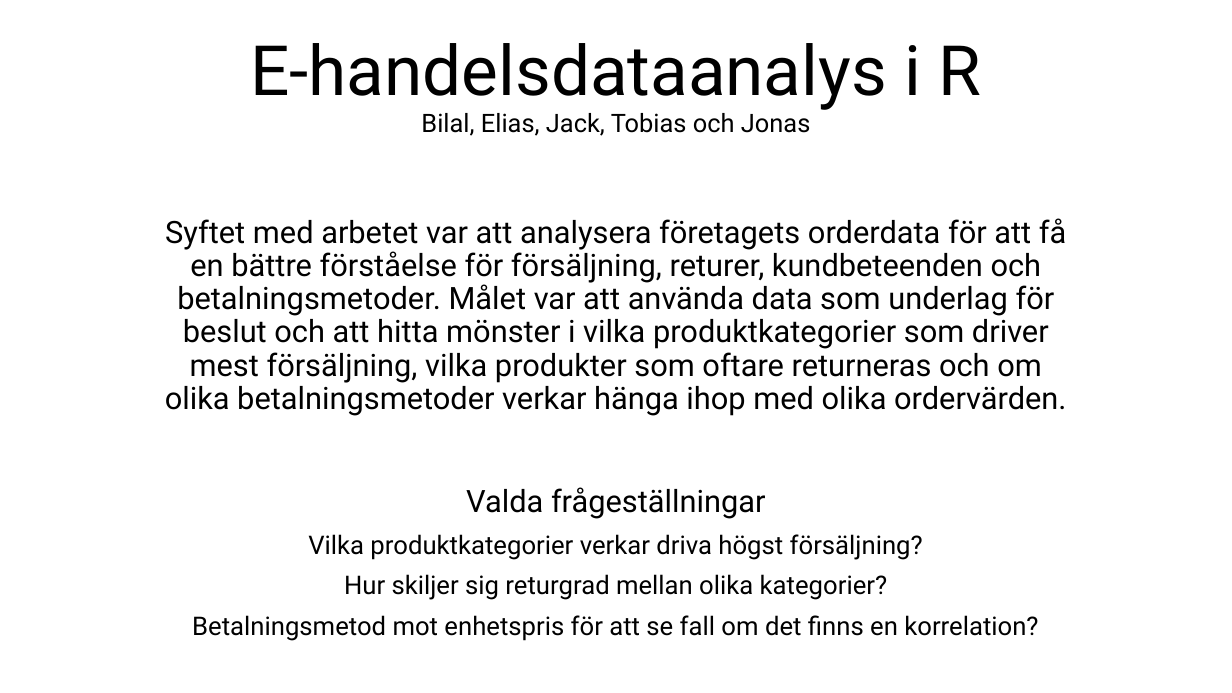
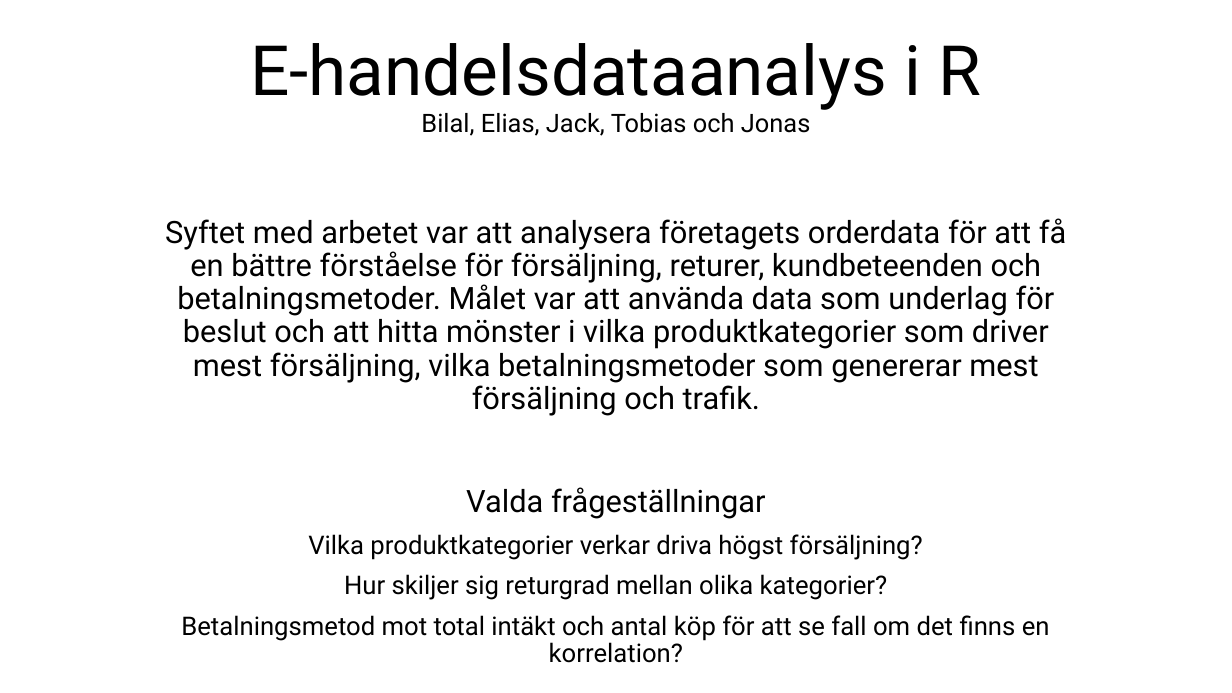
Before and after one commit to eliasstalfreelancer/GruppArbete_Grupp_1_Programering_R, a slide deck: slide 1 of rapport_folder/Placeholder_PowerPoint.pptx. Drawn at 1232x693 pixels with LibreOffice and Linux fonts; fonts in the diff are those of the drawing. Boxes give left, top, right and bottom in pixels: in the first picture for what was removed or moved away, otherwise in the second. Text is boxed around its words. In the diff, an @@ line names an element or a change of style, - is before the commit and + after.

```diff
--- a/rapport_folder/Placeholder_PowerPoint.pptx
+++ b/rapport_folder/Placeholder_PowerPoint.pptx
@@ subtitle at <box>165,218,1066,416</box>: text changed @@
-Syftet med arbetet var att analysera företagets orderdata för att få en bättre förståelse för försäljning, returer, kundbeteenden och betalningsmetoder. Målet var att använda data som underlag för beslut och att hitta mönster i vilka produktkategorier som driver mest försäljning, vilka produkter som oftare returneras och om olika betalningsmetoder verkar hänga ihop med olika ordervärden.
+Syftet med arbetet var att analysera företagets orderdata för att få en bättre förståelse för försäljning, returer, kundbeteenden och betalningsmetoder. Målet var att använda data som underlag för beslut och att hitta mönster i vilka produktkategorier som driver mest försäljning, vilka betalningsmetoder som genererar mest försäljning och trafik.
@@ text at <box>181,615,1050,663</box>: text changed @@
-Betalningsmetod mot enhetspris för att se fall om det finns en korrelation?
+Betalningsmetod mot total intäkt och antal köp för att se fall om det finns en korrelation?
```
Also in this commit, not shown: 4 other slides changed.
